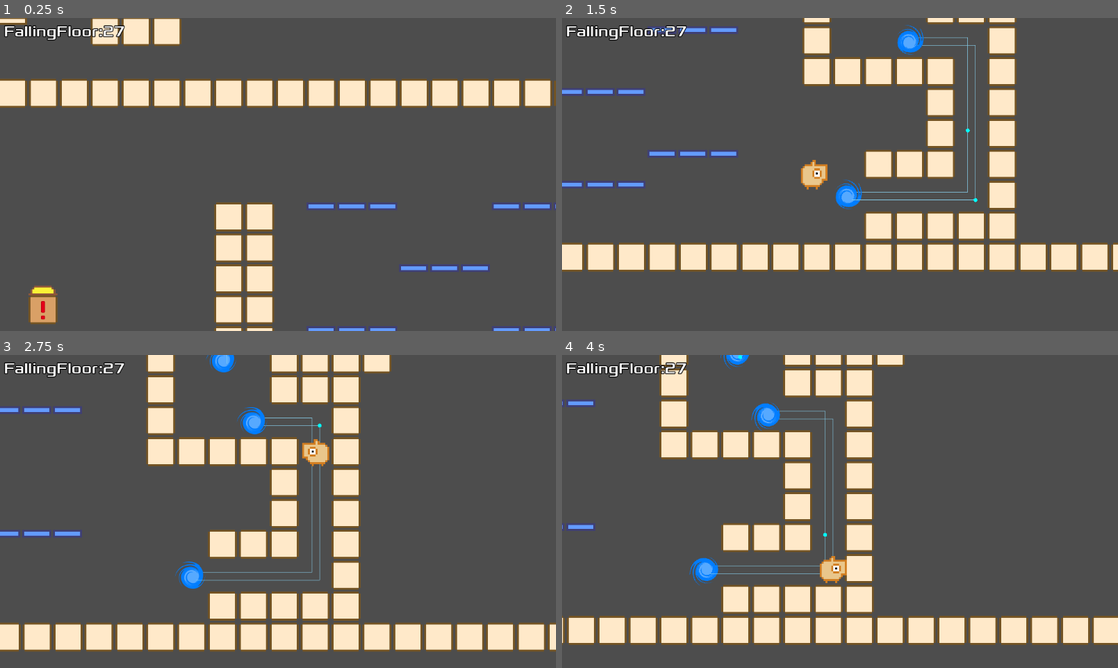
Above: before the commit, frames 1-4 (two rows, left to right).
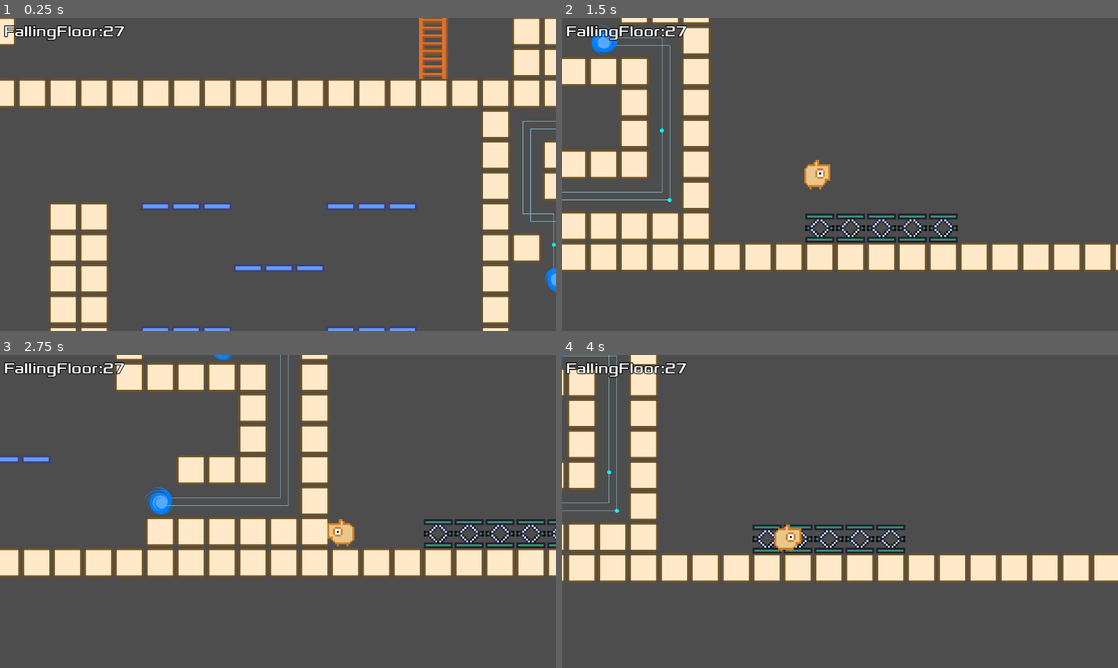
Above: after the commit, the same moments.

Repository: syun77/gd_inovania2
Game: Godot game, scene res://Main.tscn
The game is run twice, just before and just after one commit, with the same random seed, the same clock (stepped at 60 frames per second) and the same inputs.
Inputs (mouse positions are in pixels of both pictures, inside the frame that each line leads up to):
- Up to frame 1 (0.25 s): no input
- Up to frame 2 (1.5 s): move the mouse to (962, 158) at 0.52 s; hold Space (action) 0.53-1.28 s; hold Right (ui_right) from 0.53 s (still down); tap Up (ui_up) at 0.77 s; move the mouse to (728, 190) at 1.27 s; tap Space (action) at 1.35 s
- Up to frame 3 (2.75 s): tap Up (ui_up) at 1.52 s; move the mouse to (333, 442) at 2.02 s; release Right (ui_right) at 2.03 s; hold Left (ui_left) from 2.03 s (still down); hold Space (action) from 2.03 s (still down); tap Shift (special) at 2.1 s
- Up to frame 4 (4 s): move the mouse to (812, 574) at 2.77 s; release Left (ui_left) at 2.78 s; release Space (action) at 2.78 s; hold Right (ui_right) from 2.78 s (still down); tap Space (action) at 2.85 s; tap Up (ui_up) at 3.02, 3.77 s; move the mouse to (1006, 558) at 3.52 s; hold Space (action) from 3.53 s (still down)

The runs differ from the first frame. In frame 1, 22% of the frame differs, in the area x 0-100%, y 0-100%; in frame 2, 25%; in frame 3, 38%, in the area x 0-100%, y 0-95%; in frame 4, 37%.

Commit message:
バネ床画像を追加

Diff:
--- a/gd_inovania2/Main.tscn
+++ b/gd_inovania2/Main.tscn
@@ -16,13 +16,13 @@
 tile_set = ExtResource("1_siuqx")
 format = 2
 layer_0/name = "BackGround"
-layer_0/tile_data = PackedInt32Array(0, 65536, 0, 1, 65536,  …(16069 unchanged characters)…  4, 983079, 196608, 4, 983080, 196608, 4)
+layer_0/tile_data = PackedInt32Array(0, 65536, 0, 1, 65536,  …(16069 unchanged characters)…  4, 983079, 196608, 4, 983080, 196608, 4, 1310756, 65536, 0, 1835042, 65536, 0, 1835051, 262144, 4, 1835052, 262144, 4, 1835053, 262144, 4, 1835054, 262144, 4, 1835055, 262144, 4)
 
 [node name="MainLayer" type="CanvasLayer" parent="."]
 follow_viewport_enabled = true
 
 [node name="Player" parent="MainLayer" instance=ExtResource("2_cqxvx")]
-position = Vector2(2016, 1784)
+position = Vector2(2656, 1784)
 
 [node name="ParticleLayer" type="CanvasLayer" parent="."]
 follow_viewport_enabled = true
--- a/gd_inovania2/assets/tiles/tile_set.tres
+++ b/gd_inovania2/assets/tiles/tile_set.tres
@@ -233,6 +233,16 @@
 3:4/0/physics_layer_3/linear_velocity = Vector2(0, 0)
 3:4/0/physics_layer_3/angular_velocity = 0.0
 3:4/0/custom_data_0 = 15
+4:4/0 = 0
+4:4/0/physics_layer_0/linear_velocity = Vector2(0, 0)
+4:4/0/physics_layer_0/angular_velocity = 0.0
+4:4/0/physics_layer_1/linear_velocity = Vector2(0, 0)
+4:4/0/physics_layer_1/angular_velocity = 0.0
+4:4/0/physics_layer_2/linear_velocity = Vector2(0, 0)
+4:4/0/physics_layer_2/angular_velocity = 0.0
+4:4/0/physics_layer_3/linear_velocity = Vector2(0, 0)
+4:4/0/physics_layer_3/angular_velocity = 0.0
+4:4/0/custom_data_0 = 16
 
 [resource]
 tile_size = Vector2i(64, 64)
--- a/gd_inovania2/project.godot
+++ b/gd_inovania2/project.godot
@@ -61,6 +61,7 @@
 2d_physics/layer_7="Oneway"
 2d_physics/layer_8="Exclamation"
 2d_physics/layer_9="Vortex"
+2d_physics/layer_10="Spring"
 
 [rendering]
 
Binary file changed: gd_inovania2/assets/tiles/tile.png
